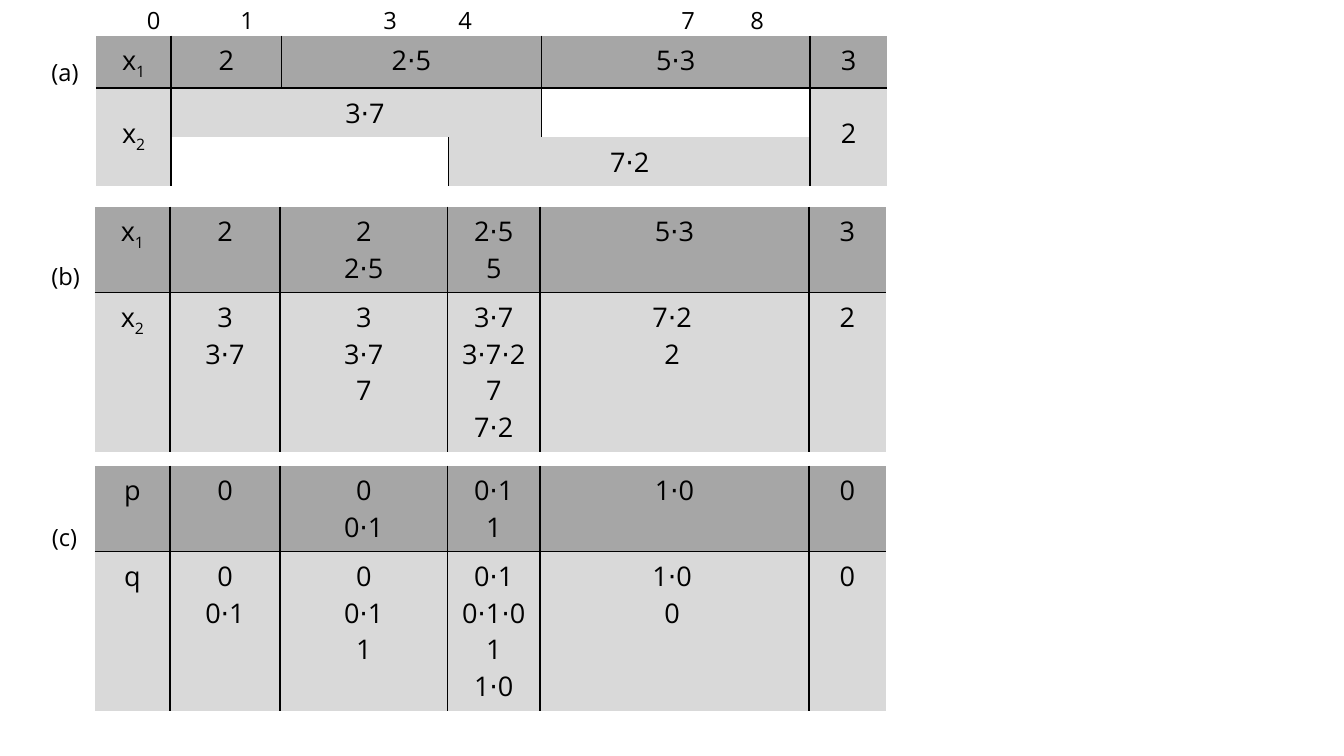
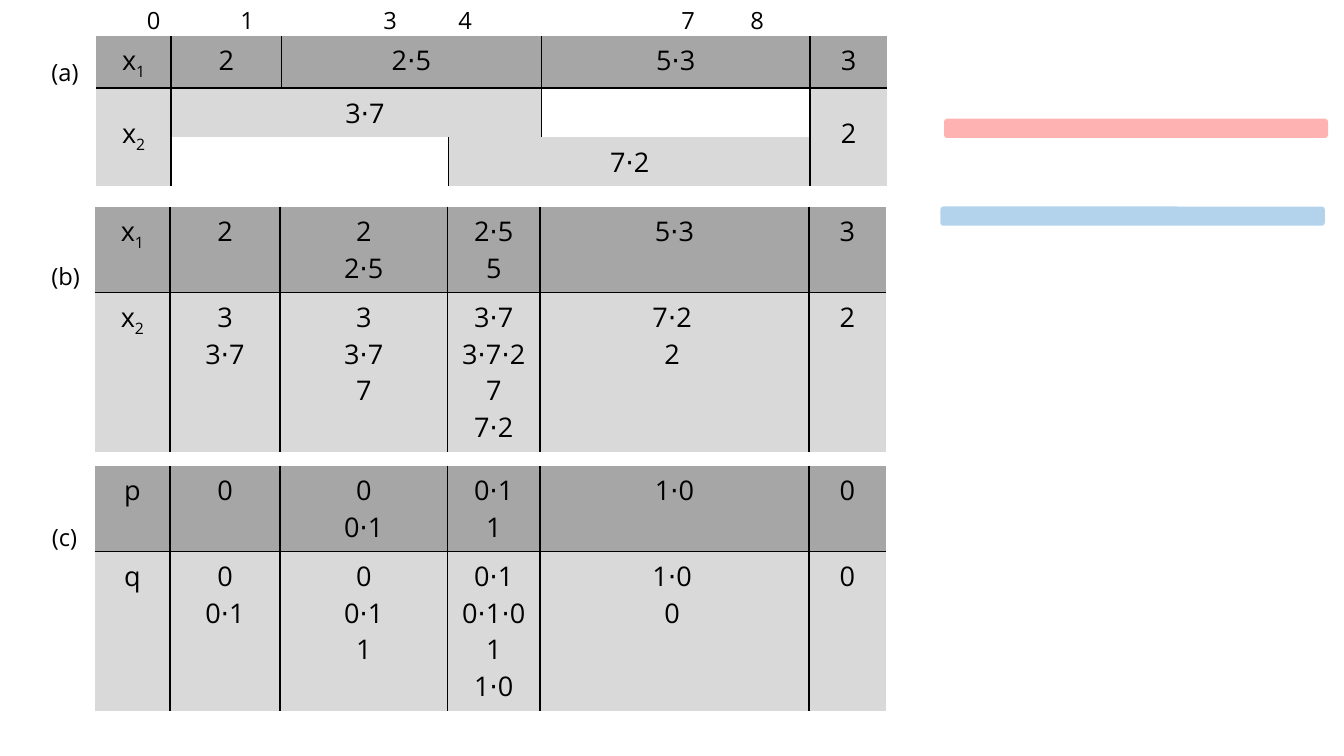
Before and after one commit to egesarac/distributed-monitoring, a slide deck: slide 5 of tex/old/figures.pptx (slide 3 before the commit). Drawn at 1344x756 pixels with LibreOffice and Linux fonts; fonts in the diff are those of the drawing. Boxes give left, top, right and bottom in pixels: in the first picture for what was removed or moved away, otherwise in the second. Text is boxed around its words. In the diff, an @@ line names an element or a change of style, - is before the commit and + after.

```diff
--- a/tex/old/figures.pptx
+++ b/tex/old/figures.pptx
@@ rounded rectangle added at bbox=[944, 118, 1328, 138], fill #FF0000 at 30% opacity @@
@@ rounded rectangle added at bbox=[940, 206, 1324, 226], fill #0070C0 at 30% opacity @@
```
Also in this commit, not shown: 3 slides added, 5 other files.
